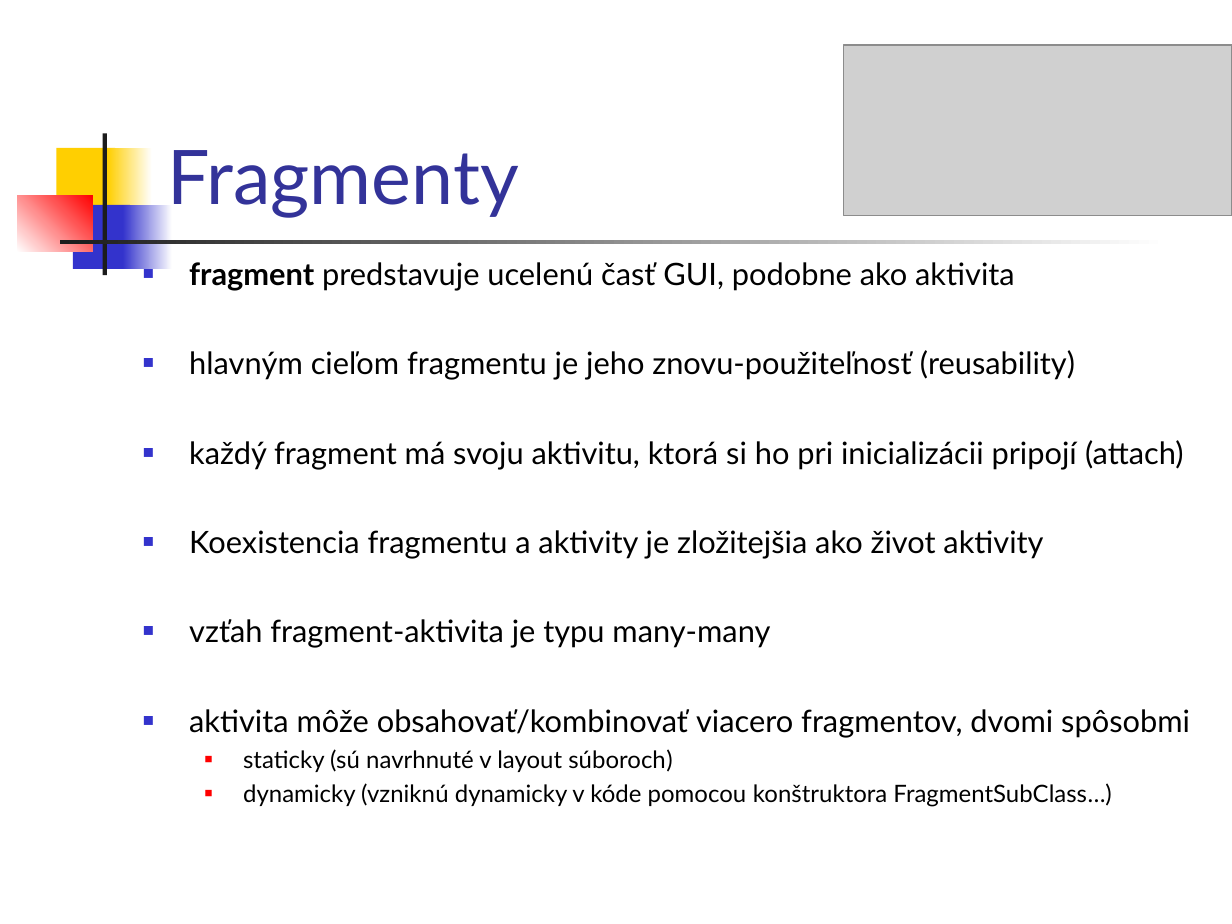
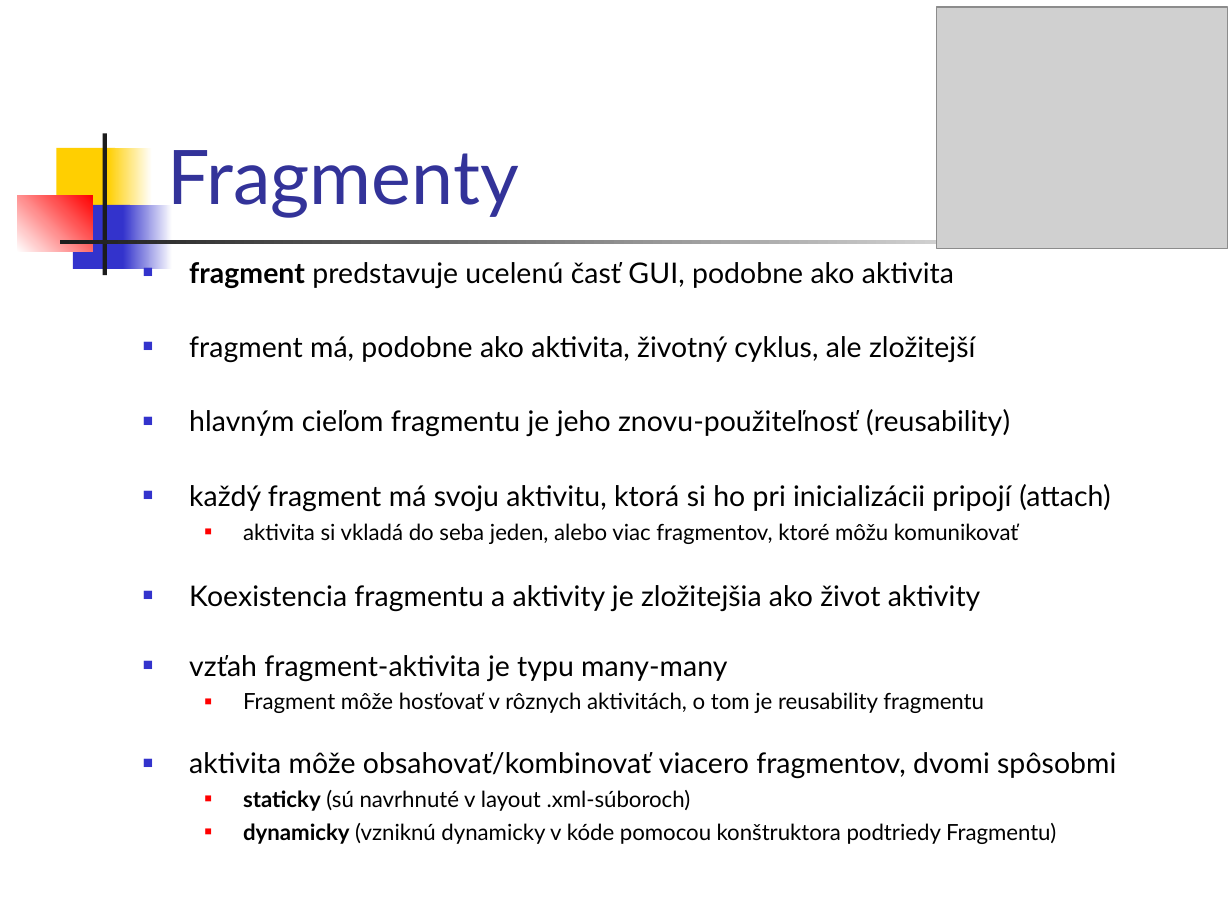
Before and after one commit to vmandro/Prednasky, a slide deck: slide 5 of 07/07_Android.ppt (slide 3 before the commit). Drawn at 1232x924 pixels with LibreOffice and Linux fonts; fonts in the diff are those of the drawing; grey boxes stand for pictures. Boxes give left, top, right and bottom in pixels: in the first picture for what was removed or moved away, otherwise in the second. Text is boxed around its words. In the diff, an @@ line names an element or a change of style, - is before the commit and + after.

```diff
--- a/07/07_Android.ppt
+++ b/07/07_Android.ppt
@@ picture: place and size @@
-picture at (843, 44, 1232, 216)
+picture at (936, 7, 1227, 249)
@@ text at (189, 262, 1116, 779): size 18 to 16.6 pt in "fragment predstavuje ucelenú časť GUI, podobne ako ...", "hlavným cieľom fragmentu je jeho znovu-použiteľnosť (reusabi ...", "každý fragment má svoju aktivitu, ktorá si ...", "Koexistencia fragmentu a aktivity je zložitejšia ako ..." and 2 more places @@
@@ text at (189, 336, 975, 362): paragraph added @@
+■ fragment má, podobne ako aktivita, životný cyklus, ale zložitejší
@@ text at (243, 523, 1019, 544): paragraph added @@
+  ■ aktivita si vkladá do seba jeden, alebo viac fragmentov, ktoré môžu komunikovať
@@ text at (243, 692, 984, 713): paragraph added @@
+  ■ Fragment môže hosťovať v rôznych aktivitách, o tom je reusability fragmentu
@@ text at (243, 790, 1056, 844): text changed; size 14 to 12.9 pt @@
-  ■ staticky (sú navrhnuté v layout súboroch)
-  ■ dynamicky (vzniknú dynamicky v kóde pomocou konštruktora FragmentSubClass…)
+  ■ staticky (sú navrhnuté v layout .xml-súboroch)
+  ■ dynamicky (vzniknú dynamicky v kóde pomocou konštruktora podtriedy Fragmentu)
```
Also in this commit, not shown: 23 other slides changed, 9 slides added, 2 slides removed, 1 other file.
